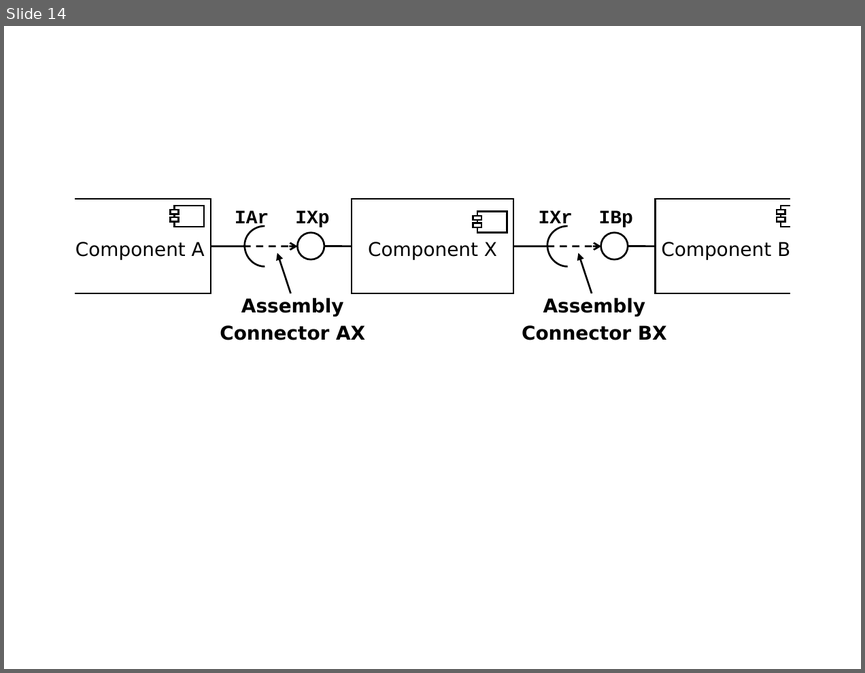
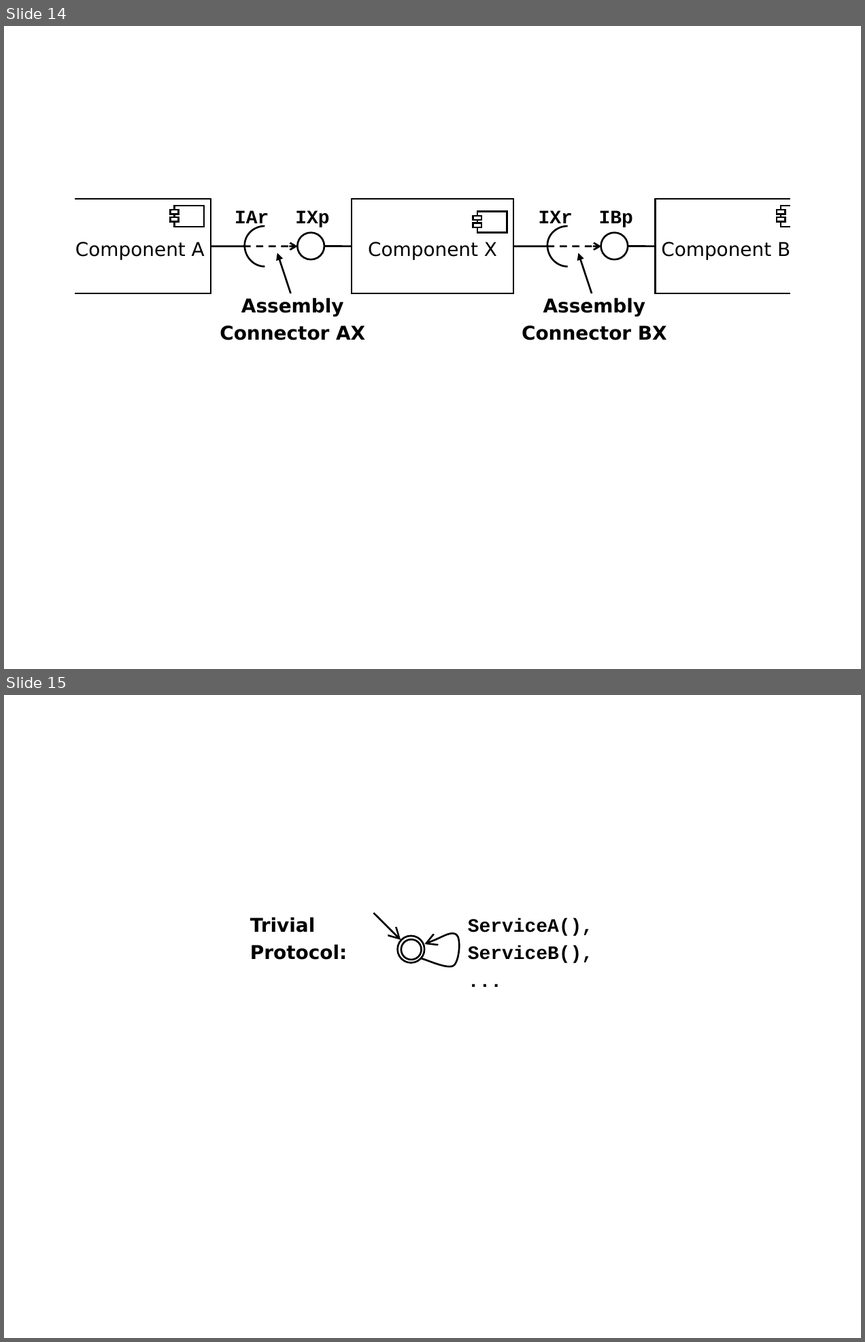
Before and after one commit to PalladioSimulator/Palladio-Core-PCM, a slide deck: trunk/doc/Ausarbeitung/image/component-model01.ppt. Shown one above the other, each under a label of ours: slide 14 before the commit, slides 14 and 15 after it. The pictures are 865x673 and 865x1342 pixels, drawn with LibreOffice and Linux fonts; fonts in the diff are those of the drawing. Boxes give left, top, right and bottom in pixels: in the first picture for what was removed or moved away, otherwise in the second. Text is boxed around its words. In the diff, an @@ line names an element or a change of style, - is before the commit and + after.

```diff
--- a/trunk/doc/Ausarbeitung/image/component-model01.ppt
+++ b/trunk/doc/Ausarbeitung/image/component-model01.ppt
@@ slide 15 added at (4,695,861,1338), background #FFFFFF @@
@@ text added at (250,917,347,960), 16 pt, text #000000, bold @@
+Trivial
+Protocol:
@@ arrow added from (373, 913) to (400, 940), #000000 1.5 pt @@
@@ text added at (468,918,593,963), 16 pt, text #000000, bold @@
+ServiceA(),
+ServiceB(),
+...
@@ ellipse added at (397,936,424,962), outline #000000 1.5 pt @@
@@ ellipse added at (400,939,422,960), outline #000000 1.5 pt @@
@@ freeform shape added at (417,930,468,976), outline #000000 1.5 pt @@
```
Also in this commit, not shown: 1 slide changed, 2 other files.
